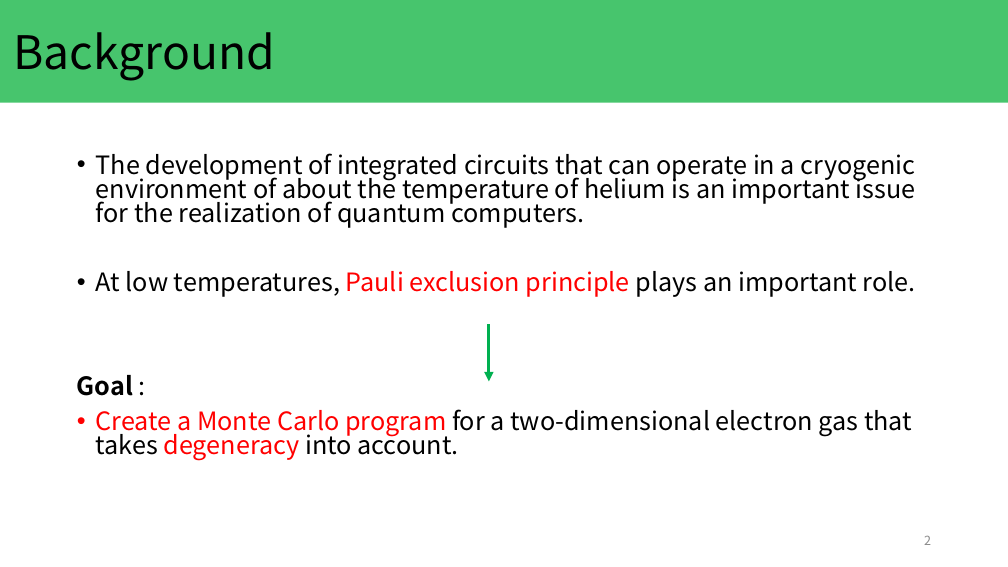
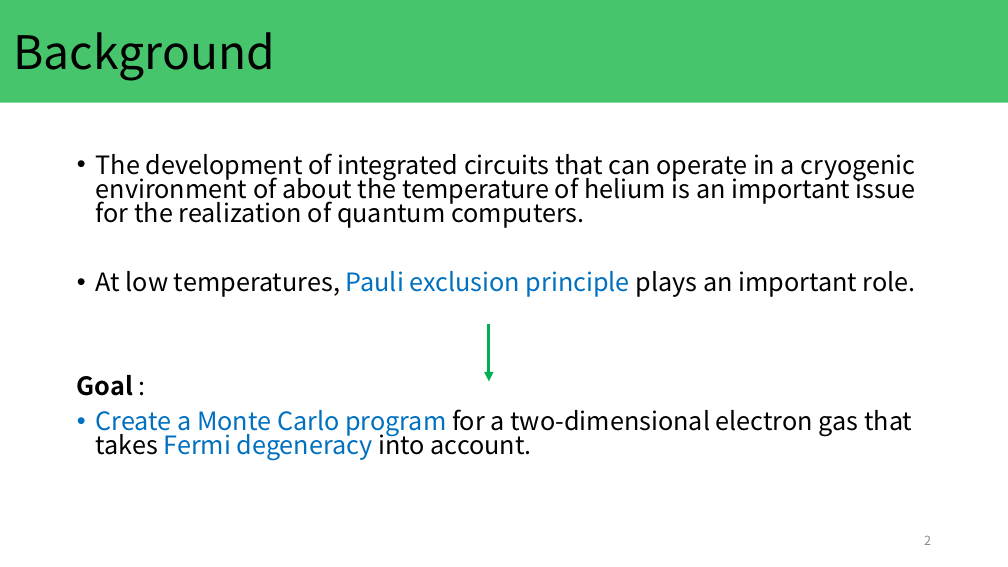
Before and after one commit to KeitoKubo/MonteCarlo-simulation-with-Fermi-degeneracy, a slide deck: slide 2 of presentation/kubo_20231129.pptx. Drawn at 1008x567 pixels with LibreOffice and Linux fonts; fonts in the diff are those of the drawing. Boxes give left, top, right and bottom in pixels: in the first picture for what was removed or moved away, otherwise in the second. Text is boxed around its words. In the diff, an @@ line names an element or a change of style, - is before the commit and + after.

```diff
--- a/presentation/kubo_20231129.pptx
+++ b/presentation/kubo_20231129.pptx
@@ text at (x1=96, y1=271, x2=916, y2=297): text colour #FF0000 to #0070C0 in "Pauli exclusion principle" @@
@@ text at (x1=96, y1=409, x2=912, y2=461): text changed @@
-• Create a Monte Carlo program for a two-dimensional electron gas that takes degeneracy into account.
+• Create a Monte Carlo program for a two-dimensional electron gas that takes Fermi degeneracy into account.
```
Also in this commit, not shown: 6 other slides changed, 1 slide added.
